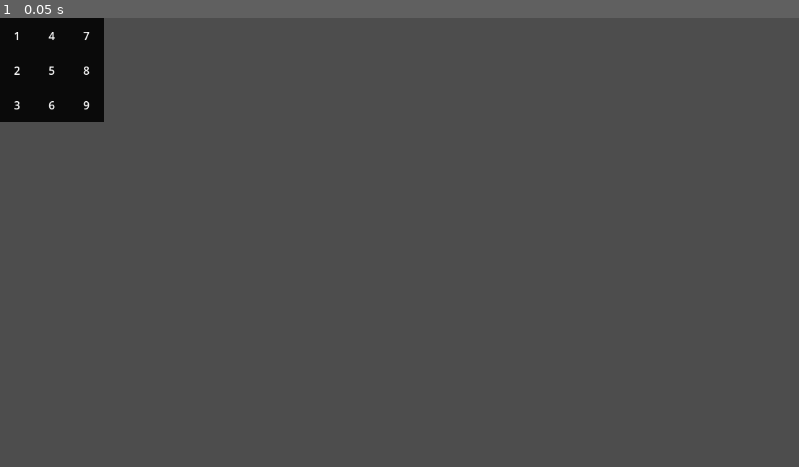
Above: before the commit, frame 1.
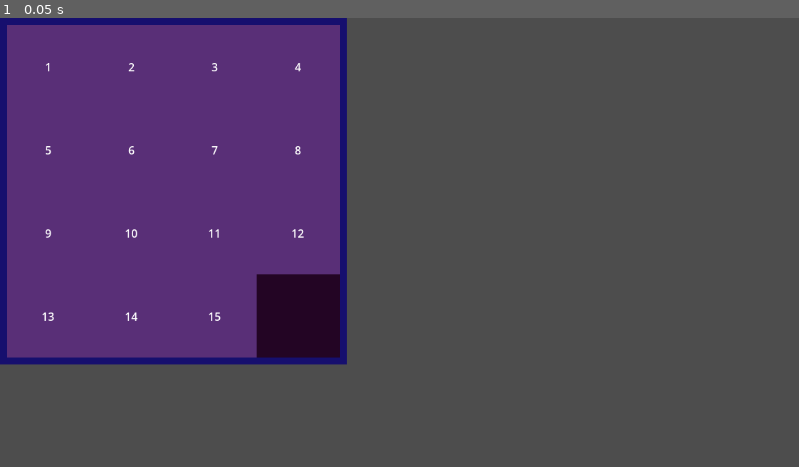
Above: after the commit, the same moment.

Repository: Guilherme-Godot/SlidePuzzle
Game: Godot game, scene res://scenes/main.tscn
Two runs of this game, one before a commit and one after it. Both use one fixed random seed, a clock stepped at 60 frames per second and the inputs below.
Inputs:
- Up to frame 1 (0.05 s): no input

The runs differ from the first frame. In frame 1, 34% of the frame differs, in the area x 0-44%, y 0-78%.

Commit message:
size and x/y as arguments in main

Diff:
--- a/ColorRect.gd
+++ b/ColorRect.gd
@@ -1,14 +1,15 @@
 extends ColorRect
 
-@export var sizeint: int = 50
+@export var sizeint: int = 150
 @export var board_position: int
 
 func _ready():
 	size.x = sizeint
 	size.y = sizeint
 
-func set_attributes(coordenates: Vector2i, board_position_arg: int):
+func set_attributes(coordenates: Vector2i, board_position_arg: int, sizeint_arg: int, border_size: int):
+	sizeint = sizeint_arg
 	board_position = board_position_arg
-	position.x = coordenates.x * sizeint
-	position.y = coordenates.y  * sizeint
+	position.x = coordenates.x * sizeint + border_size
+	position.y = coordenates.y  * sizeint + border_size
 	get_node("Label").text = str(board_position)
--- a/scenes/color_rect.tscn
+++ b/scenes/color_rect.tscn
@@ -1,11 +1,14 @@
-[gd_scene load_steps=2 format=3 uid="uid://dsfydc4585rxu"]
+[gd_scene load_steps=3 format=3 uid="uid://dsfydc4585rxu"]
 
 [ext_resource type="Script" path="res://ColorRect.gd" id="1_6vrm8"]
+
+[sub_resource type="Theme" id="Theme_db403"]
 
 [node name="ColorRect" type="ColorRect"]
 offset_right = 40.0
 offset_bottom = 40.0
-color = Color(0.0392157, 0.0392157, 0.0392157, 1)
+theme = SubResource("Theme_db403")
+color = Color(0.34902, 0.184314, 0.466667, 1)
 script = ExtResource("1_6vrm8")
 
 [node name="Label" type="Label" parent="."]
--- a/scenes/main.gd
+++ b/scenes/main.gd
@@ -1,4 +1,8 @@
 extends Node
+
+func _ready():
+	%Board.set_attributes(120, 4, 10)
+	%Board.start()
 
 func _process(delta):
 	if Input.is_key_pressed(KEY_ESCAPE):
--- a/scenes/main.tscn
+++ b/scenes/main.tscn
@@ -1,9 +1,23 @@
-[gd_scene load_steps=3 format=3 uid="uid://yfkjqp81xoou"]
+[gd_scene load_steps=4 format=3 uid="uid://yfkjqp81xoou"]
 
 [ext_resource type="PackedScene" uid="uid://oxf366msocex" path="res://scenes/panel.tscn" id="1_giwg8"]
 [ext_resource type="Script" path="res://scenes/main.gd" id="1_r2cq6"]
 
+[sub_resource type="StyleBoxFlat" id="StyleBoxFlat_o2fb4"]
+bg_color = Color(0.137255, 0.0196078, 0.141176, 1)
+border_width_left = 10
+border_width_top = 10
+border_width_right = 10
+border_width_bottom = 10
+border_color = Color(0.0862745, 0.0588235, 0.431373, 1)
+
 [node name="main" type="Node"]
 script = ExtResource("1_r2cq6")
 
-[node name="Panel" parent="." instance=ExtResource("1_giwg8")]
+[node name="Board" parent="." instance=ExtResource("1_giwg8")]
+unique_name_in_owner = true
+offset_left = 0.0
+offset_top = 0.0
+offset_right = 150.0
+offset_bottom = 150.0
+theme_override_styles/panel = SubResource("StyleBoxFlat_o2fb4")
--- a/scenes/panel.gd
+++ b/scenes/panel.gd
@@ -1,22 +1,38 @@
 extends Panel
 
-@export var size_x: int = 3
-@export var size_y: int = 3
+@export var n_x: int = 3
+@export var n_y: int = 3
+@export var size_arg: int = 100
+@export var border_size:int = 10
 var square = preload("res://scenes/color_rect.tscn")
 
-func _ready():
-	var number_of_squares = size_x * size_y - 1
+func set_attributes(sizes:int, n:int, border_size:int):
+	n_x = n
+	n_y = n
+	size_arg = sizes
+	border_size = border_size
+
+func start():
+	size.x = size_arg * n_x + border_size * 2
+	size.y = size_arg * n_y + border_size * 2
+	var number_of_squares = n_x * n_y - 1
 	var squares = []
 	var count:int = 0
-	for i in range(size_x):
-		for j in range(size_y):
+	for i in range(n_x):
+		for j in range(n_y):
 			count += 1
+			if count > number_of_squares:
+				break;
 			var new_square = square.instantiate()
-			new_square.set_attributes(Vector2i(i, j), count)
+			new_square.set_attributes(Vector2i(j, i), count, size_arg, border_size)
 			add_child(new_square)
 			squares.append(new_square)
 	print(number_of_squares)
 
+func _draw():
+	draw_line(Vector2i(size_arg, size_arg), Vector2i(size_arg, n_y * size_arg), Color.WHITE_SMOKE, 2)
+	draw_line(Vector2i(50, 50), Vector2i(50, 200), Color.WHITE_SMOKE, 5)
+
 func _physics_process(delta):
 	if Input.is_key_pressed(KEY_ESCAPE):
 		get_tree().quit()
--- a/scenes/panel.tscn
+++ b/scenes/panel.tscn
@@ -3,6 +3,8 @@
 [ext_resource type="Script" path="res://scenes/panel.gd" id="1_chs6s"]
 
 [node name="Panel" type="Panel"]
-offset_right = 150.0
-offset_bottom = 150.0
+offset_left = 360.0
+offset_top = 227.0
+offset_right = 510.0
+offset_bottom = 377.0
 script = ExtResource("1_chs6s")
